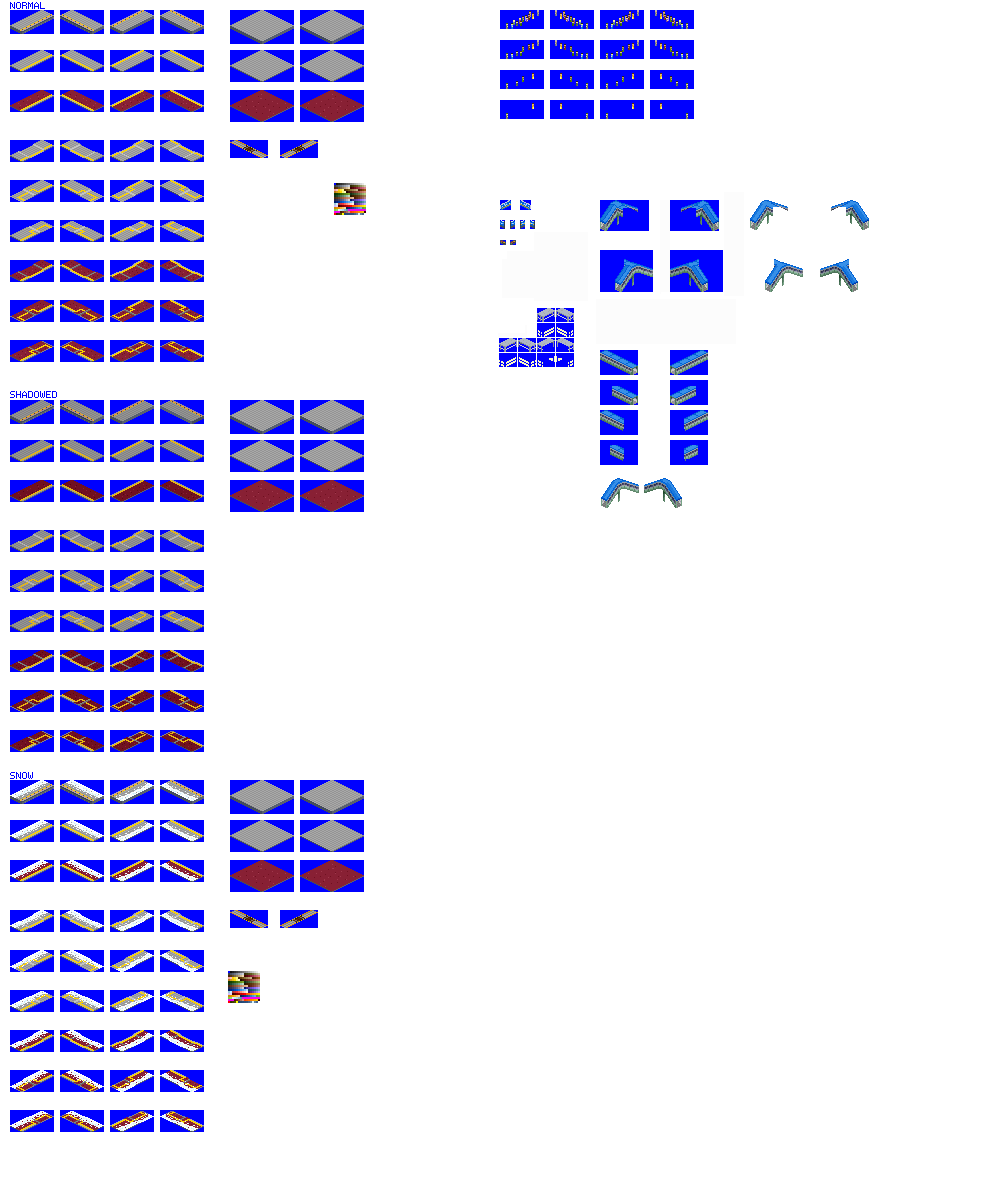
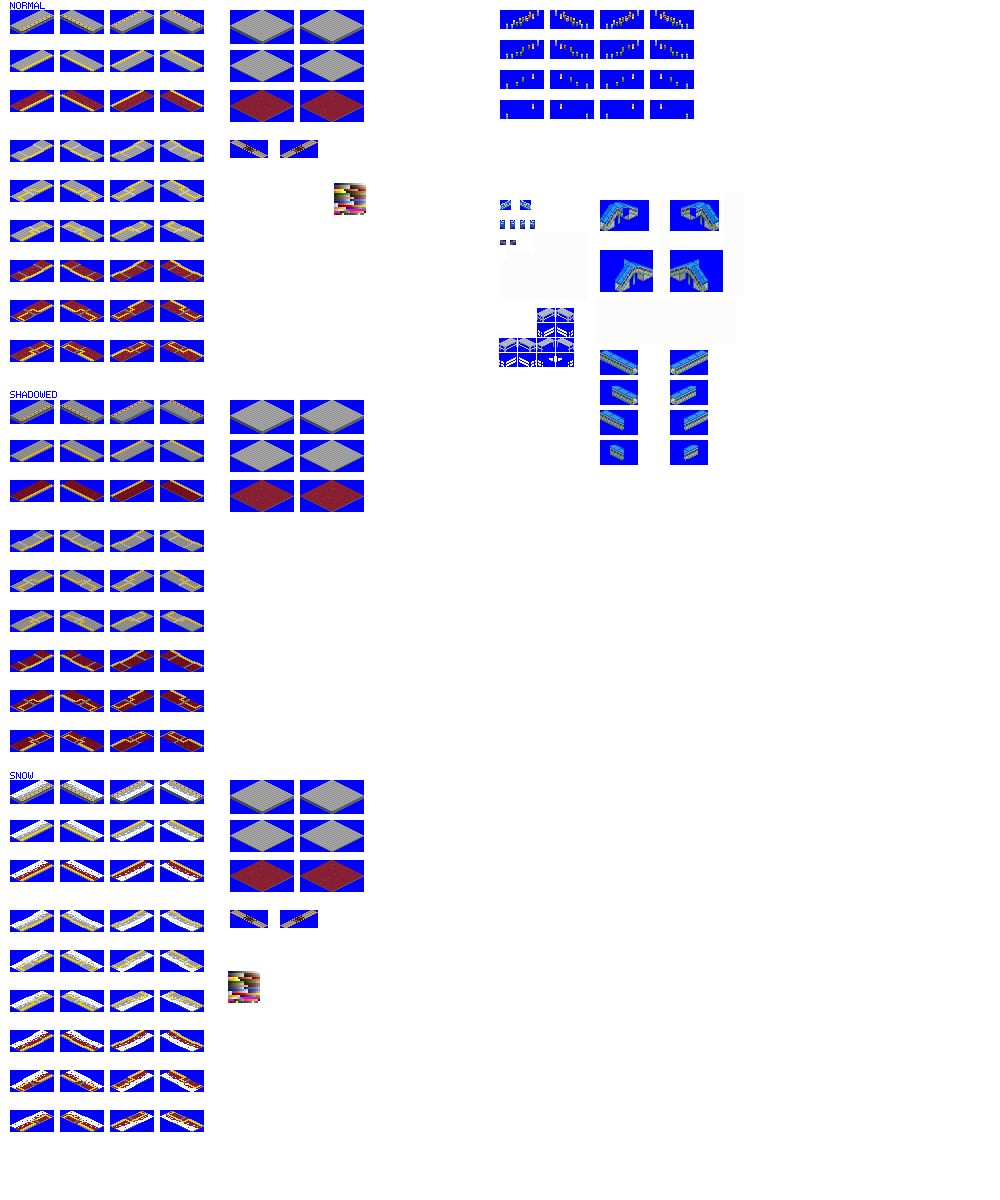
Revision of a layered 1000 × 1200 image; what changed, layer by layer:
painted on "platforms" over box(600, 200, 869, 508)
